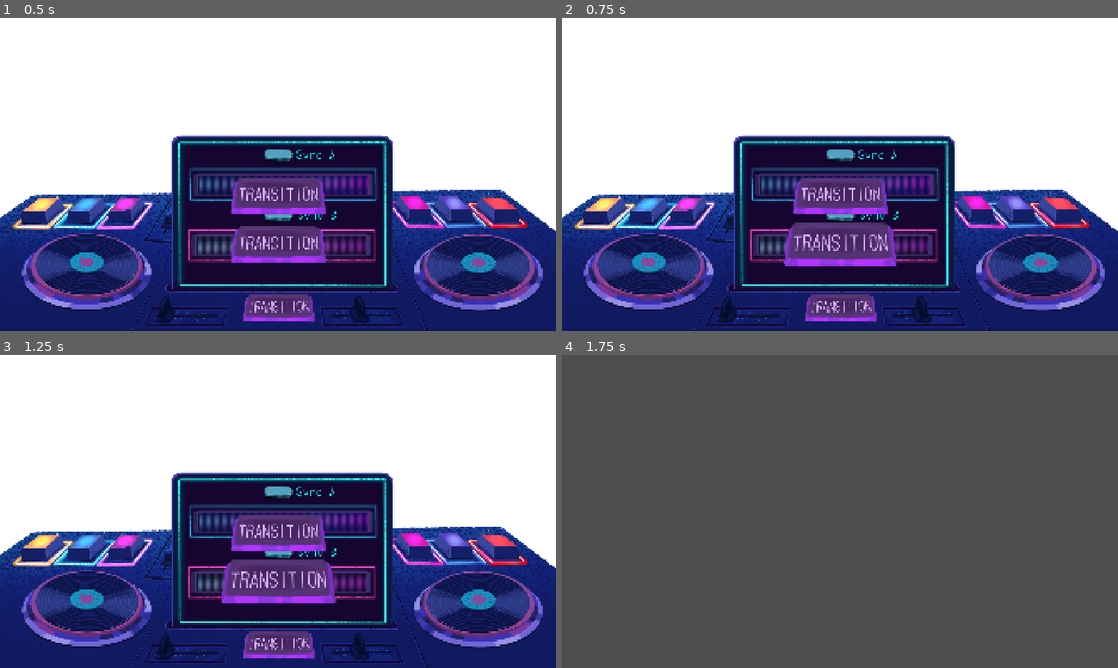
Above: before the commit, frames 1-4 (two rows, left to right).
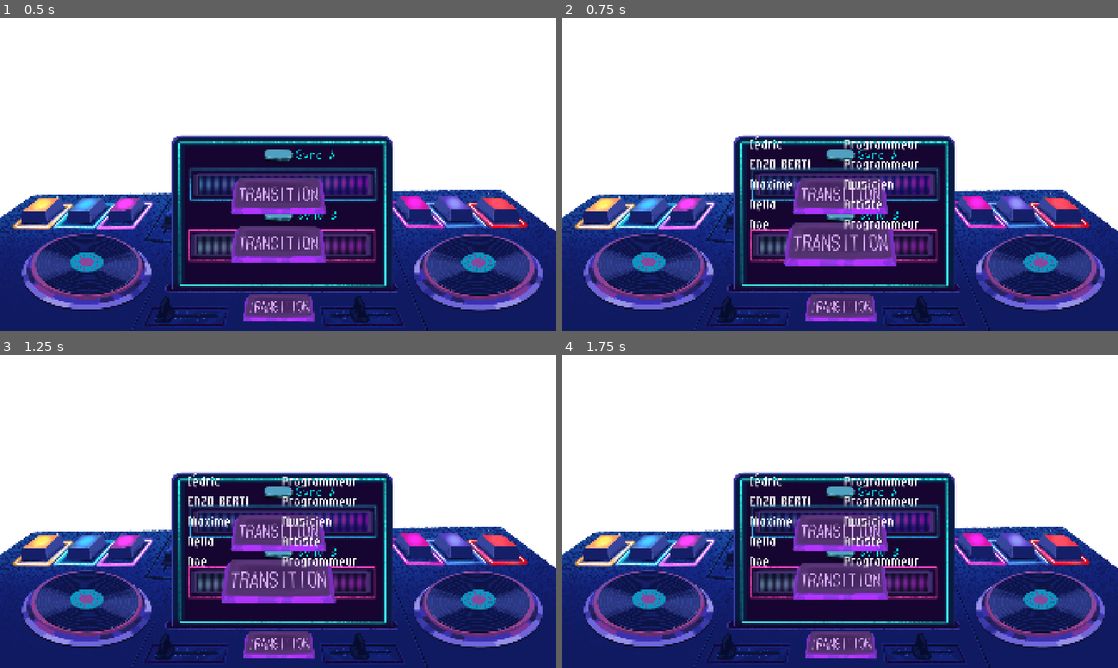
Above: after the commit, the same moments.

Repository: enzo-berti/no-crunch-game-jam-6
Game: Godot game, scene res://gui/title_screen/title_screen.tscn
Same seed, same stepped clock (60 frames per second), same inputs: the game is played once before the commit and once after it. Before the commit the project starts from res://gui/title_screen.tscn.
Inputs (mouse positions are in pixels of both pictures, inside the frame that each line leads up to):
- Up to frame 1 (0.5 s): no input
- Up to frame 2 (0.75 s): click (840, 243) at 0.5 s
- Up to frame 3 (1.25 s): no input
- Up to frame 4 (1.75 s): click (840, 533) at 1.25 s

Frame 1 is identical in both runs. In frame 2, 1.4% of the frame differs, in the area x 33-65%, y 37-68%; in frame 3, 1.4%; in frame 4, 100%, in the area x 0-100%, y 0-100%.

Commit message:
Update credits scene

Diff:
--- a/sans-transition/gui/credits.tscn
+++ b/sans-transition/gui/credits.tscn
@@ -1,5 +1,120 @@
 [gd_scene format=3 uid="uid://ujcjlawgca8i"]
+
+[ext_resource type="FontFile" uid="uid://cgfbdjse0dath" path="res://gui/Micro5-Regular.ttf" id="1_t6a7l"]
+
+[sub_resource type="LabelSettings" id="LabelSettings_c05bu"]
+font = ExtResource("1_t6a7l")
+font_size = 64
 
 [node name="Credits" type="Control" unique_id=1293935610]
 layout_mode = 3
-anchors_preset = 0
+anchors_preset = 15
+anchor_right = 1.0
+anchor_bottom = 1.0
+grow_horizontal = 2
+grow_vertical = 2
+
+[node name="HBoxContainer" type="HBoxContainer" parent="." unique_id=1223600037]
+layout_mode = 1
+anchors_preset = 8
+anchor_left = 0.5
+anchor_top = 0.5
+anchor_right = 0.5
+anchor_bottom = 0.5
+offset_left = -20.0
+offset_top = -20.0
+offset_right = 20.0
+offset_bottom = 20.0
+grow_horizontal = 2
+grow_vertical = 2
+theme_override_constants/separation = 24
+
+[node name="Names" type="VBoxContainer" parent="HBoxContainer" unique_id=257877260]
+layout_mode = 2
+
+[node name="Alois" type="LinkButton" parent="HBoxContainer/Names" unique_id=1735510964]
+layout_mode = 2
+theme_override_colors/font_color = Color(1, 1, 1, 1)
+theme_override_fonts/font = ExtResource("1_t6a7l")
+theme_override_font_sizes/font_size = 64
+text = "ALOÏS DAGNEAUX"
+underline = 1
+uri = "https://linktr.ee/dagneauxalois"
+
+[node name="Cedric" type="LinkButton" parent="HBoxContainer/Names" unique_id=1978597126]
+layout_mode = 2
+theme_override_colors/font_color = Color(1, 1, 1, 1)
+theme_override_fonts/font = ExtResource("1_t6a7l")
+theme_override_font_sizes/font_size = 64
+text = "Cédric"
+underline = 1
+uri = "https://nolkaloid.xyz/"
+
+[node name="Enzo" type="LinkButton" parent="HBoxContainer/Names" unique_id=1152583368]
+layout_mode = 2
+theme_override_colors/font_color = Color(1, 1, 1, 1)
+theme_override_fonts/font = ExtResource("1_t6a7l")
+theme_override_font_sizes/font_size = 64
+text = "ENZO BERTI"
+underline = 1
+uri = "https://nolkaloid.xyz/"
+
+[node name="Maxime" type="LinkButton" parent="HBoxContainer/Names" unique_id=1451699333]
+layout_mode = 2
+theme_override_colors/font_color = Color(1, 1, 1, 1)
+theme_override_fonts/font = ExtResource("1_t6a7l")
+theme_override_font_sizes/font_size = 64
+text = "Maxime"
+underline = 1
+uri = "https://nolkaloid.xyz/"
+
+[node name="Nella" type="LinkButton" parent="HBoxContainer/Names" unique_id=357531355]
+layout_mode = 2
+theme_override_colors/font_color = Color(1, 1, 1, 1)
+theme_override_fonts/font = ExtResource("1_t6a7l")
+theme_override_font_sizes/font_size = 64
+text = "Nella"
+underline = 1
+uri = "https://nolkaloid.xyz/"
+
+[node name="Noe" type="LinkButton" parent="HBoxContainer/Names" unique_id=1126901523]
+layout_mode = 2
+theme_override_colors/font_color = Color(1, 1, 1, 1)
+theme_override_fonts/font = ExtResource("1_t6a7l")
+theme_override_font_sizes/font_size = 64
+text = "Noe"
+underline = 1
+uri = "https://nolkaloid.xyz/"
+
+[node name="Roles" type="VBoxContainer" parent="HBoxContainer" unique_id=712179472]
+layout_mode = 2
+
+[node name="AloisRole" type="Label" parent="HBoxContainer/Roles" unique_id=1732685206]
+layout_mode = 2
+text = "GAME DESIGNER"
+label_settings = SubResource("LabelSettings_c05bu")
+
+[node name="CedricRole" type="Label" parent="HBoxContainer/Roles" unique_id=872982943]
+layout_mode = 2
+text = "Programmeur"
+label_settings = SubResource("LabelSettings_c05bu")
+
+[node name="EnzoRole" type="Label" parent="HBoxContainer/Roles" unique_id=319096493]
+layout_mode = 2
+text = "Programmeur"
+label_settings = SubResource("LabelSettings_c05bu")
+
+[node name="MaximeRole" type="Label" parent="HBoxContainer/Roles" unique_id=417897528]
+layout_mode = 2
+text = "Musicien"
+label_settings = SubResource("LabelSettings_c05bu")
+
+[node name="NellaRole" type="Label" parent="HBoxContainer/Roles" unique_id=316528951]
+layout_mode = 2
+text = "Artiste"
+label_settings = SubResource("LabelSettings_c05bu")
+
+[node name="NoeRole" type="Label" parent="HBoxContainer/Roles" unique_id=953526151]
+layout_mode = 2
+text = "Programmeur"
+label_settings = SubResource("LabelSettings_c05bu")
--- a/sans-transition/gui/title_screen.gd
+++ b/sans-transition/gui/title_screen/title_screen.gd
@@ -6,6 +6,8 @@
 @export var sfx_button_pressed: AudioStreamPlayer2D
 @export var start_button: BaseButton
 @export var credits_button: BaseButton
+
+@export var credits_scene: Control
 
 func _process(_delta: float) -> void:
 	btn_hovered(start_button)
@@ -30,4 +32,4 @@
 	get_tree().change_scene_to_packed(load("uid://c8mtky32erftq"))
 
 func _on_credits_button_pressed() -> void:
-	pass # Replace with function body.
+	credits_scene.visible = true
--- a/sans-transition/gui/title_screen.tscn
+++ b/sans-transition/gui/title_screen/title_screen.tscn
@@ -1,11 +1,12 @@
 [gd_scene format=3 uid="uid://crsp0dtnykgrl"]
 
-[ext_resource type="Texture2D" uid="uid://c10h78la4qb4r" path="res://gui/test_tablette.png" id="1_7boow"]
-[ext_resource type="Script" uid="uid://pvg04gopqocg" path="res://gui/title_screen.gd" id="1_sdkmq"]
+[ext_resource type="Texture2D" uid="uid://c10h78la4qb4r" path="res://gui/title_screen/test_tablette.png" id="1_7boow"]
+[ext_resource type="Script" uid="uid://pvg04gopqocg" path="res://gui/title_screen/title_screen.gd" id="1_sdkmq"]
 [ext_resource type="Texture2D" uid="uid://bl2y6sn2iacej" path="res://gui/test_button.png" id="2_ojcfa"]
 [ext_resource type="AudioStream" uid="uid://cjdp0bv6jpqcd" path="res://gui/sfx_button_pressed.ogg" id="4_l754q"]
+[ext_resource type="PackedScene" uid="uid://ujcjlawgca8i" path="res://gui/credits.tscn" id="5_k7v1h"]
 
-[node name="TitleScreen" type="Control" unique_id=1869998965 node_paths=PackedStringArray("sfx_button_pressed", "start_button", "credits_button")]
+[node name="TitleScreen" type="Control" unique_id=1869998965 node_paths=PackedStringArray("sfx_button_pressed", "start_button", "credits_button", "credits_scene")]
 layout_mode = 3
 anchors_preset = 15
 anchor_right = 1.0
@@ -15,9 +16,10 @@
 script = ExtResource("1_sdkmq")
 tween_intensity = 1.2
 tween_duration = 0.2
-sfx_button_pressed = NodePath("AudioStreamPlayer2D")
+sfx_button_pressed = NodePath("ButtonPressedAudio")
 start_button = NodePath("VBoxContainer/StartButton")
 credits_button = NodePath("VBoxContainer/CreditsButton")
+credits_scene = NodePath("Credits")
 
 [node name="TextureRect" type="TextureRect" parent="." unique_id=2111250727]
 layout_mode = 0
@@ -50,8 +52,12 @@
 layout_mode = 2
 texture_normal = ExtResource("2_ojcfa")
 
-[node name="AudioStreamPlayer2D" type="AudioStreamPlayer2D" parent="." unique_id=579407206]
+[node name="ButtonPressedAudio" type="AudioStreamPlayer2D" parent="." unique_id=579407206]
 stream = ExtResource("4_l754q")
+
+[node name="Credits" parent="." unique_id=1293935610 instance=ExtResource("5_k7v1h")]
+visible = false
+layout_mode = 1
 
 [connection signal="pressed" from="VBoxContainer/StartButton" to="." method="_on_start_button_pressed"]
 [connection signal="pressed" from="VBoxContainer/CreditsButton" to="." method="_on_credits_button_pressed"]
Binary file added: sans-transition/gui/Micro5-Regular.ttf
Not shown, added: sans-transition/gui/Micro5-Regular.ttf.import
Renamed: sans-transition/gui/test_tablette.png -> sans-transition/gui/title_screen/test_tablette.png
Not shown, changed: sans-transition/gui/title_screen/test_tablette.png.import
Renamed: sans-transition/gui/title_screen.gd.uid -> sans-transition/gui/title_screen/title_screen.gd.uid
